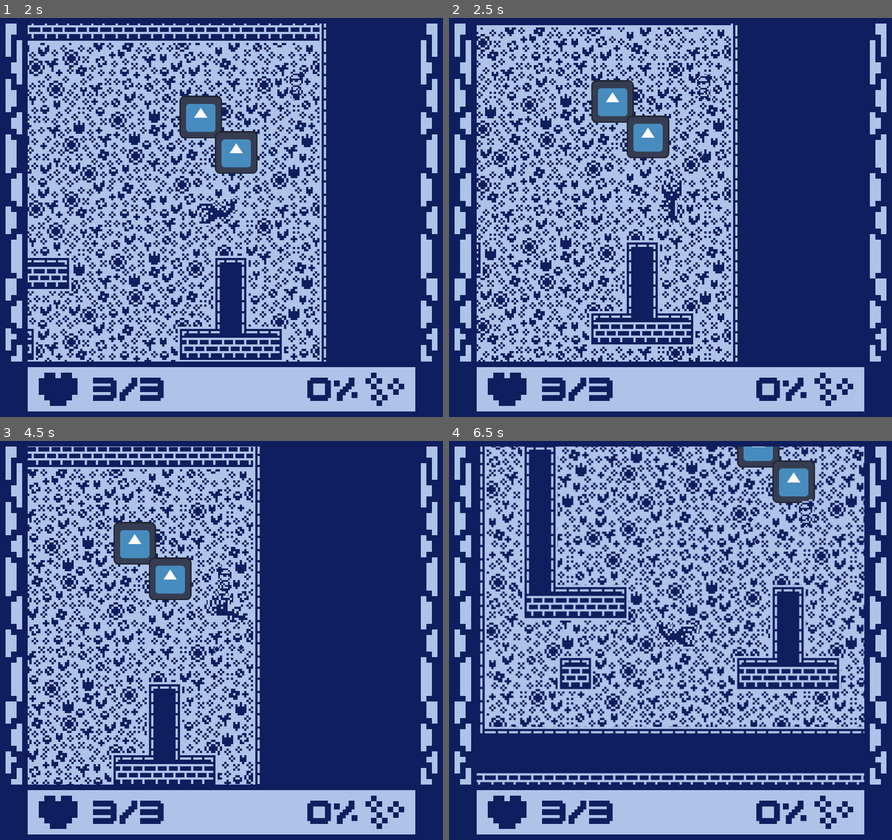
Above: before the commit, frames 1-4 (two rows, left to right).
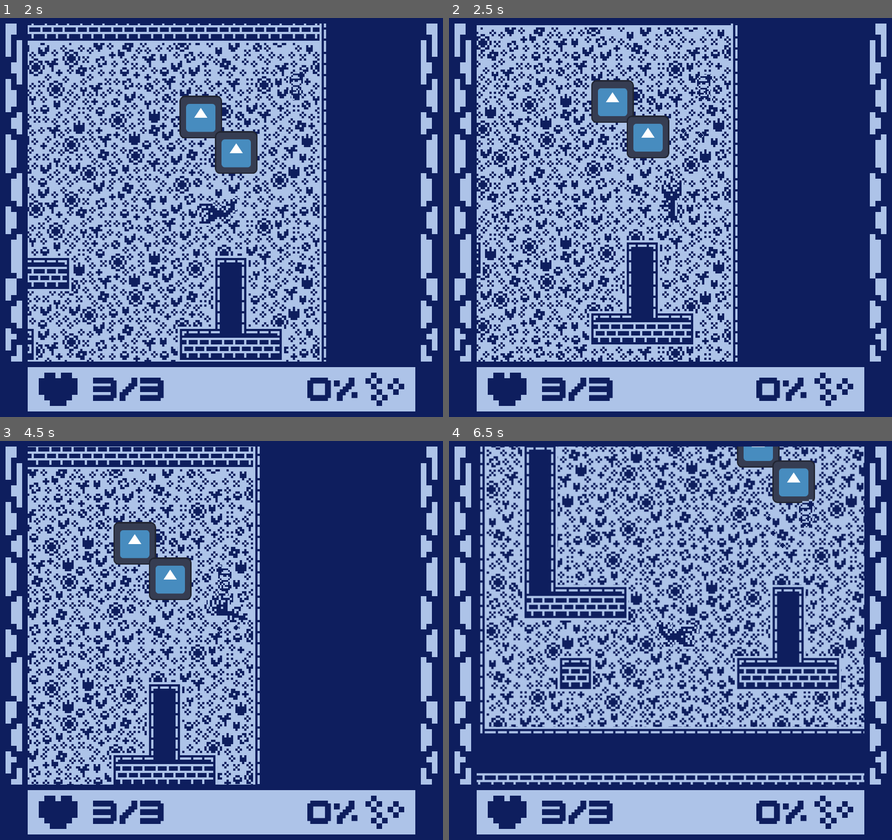
Above: after the commit, the same moments.

Repository: Shibe53/kabluem
Game: Godot game, scene res://UI/main_menu.tscn
Same seed, same stepped clock (60 frames per second), same inputs: the game is played once before the commit and once after it. The engine's default icon, where the game draws it, is replaced by a stand-in: a white triangle on a blue panel in a dark square.
Inputs (mouse positions are in pixels of both pictures, inside the frame that each line leads up to):
- Up to frame 1 (2 s): click (203, 157) at 0.5 s; tap Enter at 1.25 s; move the mouse to (318, 197) at 1.27 s; hold Right (ui_right) from 1.28 s (still down); right-click (318, 197) at 1.35 s; click (318, 197) at 1.42 s
- Up to frame 2 (2.5 s): move the mouse to (581, 237) at 2.02 s; release Right (ui_right) at 2.03 s; hold Down (ui_down) from 2.03 s (still down); click (581, 237) at 2.1 s
- Up to frame 3 (4.5 s): move the mouse to (265, 552) at 2.77 s; release Down (ui_down) at 2.78 s; hold Right (ui_right) 2.78-3.53 s; right-click (265, 552) at 2.85 s; move the mouse to (199, 720) at 3.52 s; hold Up (ui_up) 3.53-4.28 s; click (199, 720) at 3.6 s; move the mouse to (354, 700) at 4.27 s; hold Left (ui_left) from 4.28 s (still down); right-click (354, 700) at 4.35 s
- Up to frame 4 (6.5 s): move the mouse to (537, 580) at 5.02 s; click (537, 580) at 5.1 s; move the mouse to (692, 640) at 5.77 s; release Left (ui_left) at 5.78 s; hold Down (ui_down) from 5.78 s (still down); right-click (692, 640) at 5.85 s; click (692, 640) at 5.92 s

Frame 1 is identical in both runs. In frame 2, less than 0.1% of the frame differs, in the area x 50-58%, y 27-35%; in frame 3, less than 0.1%; in frame 4, less than 0.1%, in the area x 67-76%, y 18-31%.

Commit message:
Small QoL

Diff:
--- a/Enemies/bullet.tscn
+++ b/Enemies/bullet.tscn
@@ -5,7 +5,7 @@
 [ext_resource type="Texture2D" uid="uid://cnkv6cy3i8v88" path="res://Assets/Sprites/Bullet.png" id="2_s6aeo"]
 
 [sub_resource type="CircleShape2D" id="CircleShape2D_s6aeo"]
-radius = 4.12311
+radius = 4.0
 
 [node name="Bullet" type="CharacterBody2D"]
 collision_layer = 0
--- a/Enemies/bullet_spawner.gd
+++ b/Enemies/bullet_spawner.gd
@@ -14,6 +14,9 @@
 func shoot_at_pos(pos):
 	if not onCooldown:
 		onCooldown = true
+		timer.start(COOLDOWN)
+		var timer = get_tree().create_timer(0.1)
+		await timer.timeout
 		var bullet = Bullet.instantiate()
 		var main = get_tree().current_scene
 
@@ -36,7 +39,6 @@
 			bullet3.set_values(bullets_pos[1], SPEED, DAMAGE)
 			main.add_child(bullet3)
 			bullet3.set_owner(main)
-		timer.start(COOLDOWN)
 
 func get_spread(player_pos: Vector2, enemy_pos: Vector2) -> Array:
 	var delta = player_pos - enemy_pos
--- a/Room/tile_map.tscn
+++ b/Room/tile_map.tscn
@@ -376,7 +376,7 @@
 [sub_resource type="NavigationPolygon" id="NavigationPolygon_p6qag"]
 vertices = PackedVector2Array(80, 80, -80, 80, -80, -80, 80, -80)
 polygons = Array[PackedInt32Array]([PackedInt32Array(0, 1, 2, 3)])
-outlines = Array[PackedVector2Array]([PackedVector2Array(80, -80, -80, -80, -80, 80, 80, 80)])
+outlines = Array[PackedVector2Array]([PackedVector2Array(-80, -80, 80, -80, 80, 80, -80, 80)])
 agent_radius = 0.0
 
 [sub_resource type="TileSetAtlasSource" id="TileSetAtlasSource_p6qag"]
@@ -513,69 +513,88 @@
 4:0/0 = 0
 4:0/0/terrain_set = 0
 4:0/0/terrain = 0
+4:0/0/physics_layer_0/polygon_0/points = PackedVector2Array(-80, -80, 80, -80, 80, 80, -80, 80)
 4:0/0/terrains_peering_bit/right_side = 0
 4:0/0/terrains_peering_bit/bottom_side = 0
+4:0/0/navigation_layer_0/polygon = SubResource("NavigationPolygon_p6qag")
 5:0/0 = 0
 5:0/0/terrain_set = 0
 5:0/0/terrain = 0
+5:0/0/physics_layer_0/polygon_0/points = PackedVector2Array(-80, -80, 80, -80, 80, 80, -80, 80)
 5:0/0/terrains_peering_bit/right_side = 0
 5:0/0/terrains_peering_bit/bottom_side = 0
 5:0/0/terrains_peering_bit/bottom_left_corner = 0
 5:0/0/terrains_peering_bit/left_side = 0
+5:0/0/navigation_layer_0/polygon = SubResource("NavigationPolygon_p6qag")
 6:0/0 = 0
 6:0/0/terrain_set = 0
 6:0/0/terrain = 0
+6:0/0/physics_layer_0/polygon_0/points = PackedVector2Array(-80, -80, 80, -80, 80, 80, -80, 80)
 6:0/0/terrains_peering_bit/right_side = 0
 6:0/0/terrains_peering_bit/bottom_right_corner = 0
 6:0/0/terrains_peering_bit/bottom_side = 0
 6:0/0/terrains_peering_bit/left_side = 0
+6:0/0/navigation_layer_0/polygon = SubResource("NavigationPolygon_p6qag")
 7:0/0 = 0
 7:0/0/terrain_set = 0
 7:0/0/terrain = 0
+7:0/0/physics_layer_0/polygon_0/points = PackedVector2Array(-80, -80, 80, -80, 80, 80, -80, 80)
 7:0/0/terrains_peering_bit/bottom_side = 0
 7:0/0/terrains_peering_bit/left_side = 0
+7:0/0/navigation_layer_0/polygon = SubResource("NavigationPolygon_p6qag")
 8:0/0 = 0
 8:0/0/terrain_set = 0
 8:0/0/terrain = 0
+8:0/0/physics_layer_0/polygon_0/points = PackedVector2Array(-80, -80, 80, -80, 80, 80, -80, 80)
 8:0/0/terrains_peering_bit/right_side = 0
 8:0/0/terrains_peering_bit/bottom_side = 0
 8:0/0/terrains_peering_bit/left_side = 0
 8:0/0/terrains_peering_bit/top_left_corner = 0
 8:0/0/terrains_peering_bit/top_side = 0
+8:0/0/navigation_layer_0/polygon = SubResource("NavigationPolygon_p6qag")
 9:0/0 = 0
 9:0/0/terrain_set = 0
 9:0/0/terrain = 0
+9:0/0/physics_layer_0/polygon_0/points = PackedVector2Array(-80, -80, 80, -80, 80, 80, -80, 80)
 9:0/0/terrains_peering_bit/right_side = 0
 9:0/0/terrains_peering_bit/bottom_side = 0
 9:0/0/terrains_peering_bit/left_side = 0
 9:0/0/terrains_peering_bit/top_side = 0
 9:0/0/terrains_peering_bit/top_right_corner = 0
+9:0/0/navigation_layer_0/polygon = SubResource("NavigationPolygon_p6qag")
 9:1/0 = 0
 9:1/0/terrain_set = 0
 9:1/0/terrain = 0
+9:1/0/physics_layer_0/polygon_0/points = PackedVector2Array(-80, -80, 80, -80, 80, 80, -80, 80)
 9:1/0/terrains_peering_bit/right_side = 0
 9:1/0/terrains_peering_bit/bottom_right_corner = 0
 9:1/0/terrains_peering_bit/bottom_side = 0
 9:1/0/terrains_peering_bit/left_side = 0
 9:1/0/terrains_peering_bit/top_side = 0
+9:1/0/navigation_layer_0/polygon = SubResource("NavigationPolygon_p6qag")
 8:1/0 = 0
 8:1/0/terrain_set = 0
 8:1/0/terrain = 0
+8:1/0/physics_layer_0/polygon_0/points = PackedVector2Array(-80, -80, 80, -80, 80, 80, -80, 80)
 8:1/0/terrains_peering_bit/right_side = 0
 8:1/0/terrains_peering_bit/bottom_side = 0
 8:1/0/terrains_peering_bit/bottom_left_corner = 0
 8:1/0/terrains_peering_bit/left_side = 0
 8:1/0/terrains_peering_bit/top_side = 0
+8:1/0/navigation_layer_0/polygon = SubResource("NavigationPolygon_p6qag")
 7:1/0 = 0
 7:1/0/terrain_set = 0
 7:1/0/terrain = 0
+7:1/0/physics_layer_0/polygon_0/points = PackedVector2Array(-80, -80, 80, -80, 80, 80, -80, 80)
 7:1/0/terrains_peering_bit/bottom_side = 0
 7:1/0/terrains_peering_bit/left_side = 0
 7:1/0/terrains_peering_bit/top_left_corner = 0
 7:1/0/terrains_peering_bit/top_side = 0
+7:1/0/navigation_layer_0/polygon = SubResource("NavigationPolygon_p6qag")
 6:1/0 = 0
 6:1/0/terrain_set = 0
 6:1/0/terrain = 0
+6:1/0/physics_layer_0/polygon_0/points = PackedVector2Array(-80, -80, 80, -80, 80, 80, -80, 80)
 6:1/0/terrains_peering_bit/right_side = 0
 6:1/0/terrains_peering_bit/bottom_right_corner = 0
 6:1/0/terrains_peering_bit/bottom_side = 0
@@ -583,9 +602,11 @@
 6:1/0/terrains_peering_bit/top_left_corner = 0
 6:1/0/terrains_peering_bit/top_side = 0
 6:1/0/terrains_peering_bit/top_right_corner = 0
+6:1/0/navigation_layer_0/polygon = SubResource("NavigationPolygon_p6qag")
 5:1/0 = 0
 5:1/0/terrain_set = 0
 5:1/0/terrain = 0
+5:1/0/physics_layer_0/polygon_0/points = PackedVector2Array(-80, -80, 80, -80, 80, 80, -80, 80)
 5:1/0/terrains_peering_bit/right_side = 0
 5:1/0/terrains_peering_bit/bottom_side = 0
 5:1/0/terrains_peering_bit/bottom_left_corner = 0
@@ -593,16 +614,20 @@
 5:1/0/terrains_peering_bit/top_left_corner = 0
 5:1/0/terrains_peering_bit/top_side = 0
 5:1/0/terrains_peering_bit/top_right_corner = 0
+5:1/0/navigation_layer_0/polygon = SubResource("NavigationPolygon_p6qag")
 4:1/0 = 0
 4:1/0/terrain_set = 0
 4:1/0/terrain = 0
+4:1/0/physics_layer_0/polygon_0/points = PackedVector2Array(-80, -80, 80, -80, 80, 80, -80, 80)
 4:1/0/terrains_peering_bit/right_side = 0
 4:1/0/terrains_peering_bit/bottom_side = 0
 4:1/0/terrains_peering_bit/top_side = 0
 4:1/0/terrains_peering_bit/top_right_corner = 0
+4:1/0/navigation_layer_0/polygon = SubResource("NavigationPolygon_p6qag")
 5:2/0 = 0
 5:2/0/terrain_set = 0
 5:2/0/terrain = 0
+5:2/0/physics_layer_0/polygon_0/points = PackedVector2Array(-80, -80, 80, -80, 80, 80, -80, 80)
 5:2/0/terrains_peering_bit/right_side = 0
 5:2/0/terrains_peering_bit/bottom_right_corner = 0
 5:2/0/terrains_peering_bit/bottom_side = 0
@@ -610,9 +635,11 @@
 5:2/0/terrains_peering_bit/left_side = 0
 5:2/0/terrains_peering_bit/top_left_corner = 0
 5:2/0/terrains_peering_bit/top_side = 0
+5:2/0/navigation_layer_0/polygon = SubResource("NavigationPolygon_p6qag")
 6:2/0 = 0
 6:2/0/terrain_set = 0
 6:2/0/terrain = 0
+6:2/0/physics_layer_0/polygon_0/points = PackedVector2Array(-80, -80, 80, -80, 80, 80, -80, 80)
 6:2/0/terrains_peering_bit/right_side = 0
 6:2/0/terrains_peering_bit/bottom_right_corner = 0
 6:2/0/terrains_peering_bit/bottom_side = 0
@@ -620,129 +647,164 @@
 6:2/0/terrains_peering_bit/left_side = 0
 6:2/0/terrains_peering_bit/top_side = 0
 6:2/0/terrains_peering_bit/top_right_corner = 0
+6:2/0/navigation_layer_0/polygon = SubResource("NavigationPolygon_p6qag")
 7:2/0 = 0
 7:2/0/terrain_set = 0
 7:2/0/terrain = 0
+7:2/0/physics_layer_0/polygon_0/points = PackedVector2Array(-80, -80, 80, -80, 80, 80, -80, 80)
 7:2/0/terrains_peering_bit/bottom_side = 0
 7:2/0/terrains_peering_bit/bottom_left_corner = 0
 7:2/0/terrains_peering_bit/left_side = 0
 7:2/0/terrains_peering_bit/top_side = 0
+7:2/0/navigation_layer_0/polygon = SubResource("NavigationPolygon_p6qag")
 8:2/0 = 0
 8:2/0/terrain_set = 0
 8:2/0/terrain = 0
+8:2/0/physics_layer_0/polygon_0/points = PackedVector2Array(-80, -80, 80, -80, 80, 80, -80, 80)
 8:2/0/terrains_peering_bit/right_side = 0
 8:2/0/terrains_peering_bit/bottom_right_corner = 0
 8:2/0/terrains_peering_bit/bottom_side = 0
 8:2/0/terrains_peering_bit/left_side = 0
 8:2/0/terrains_peering_bit/top_left_corner = 0
 8:2/0/terrains_peering_bit/top_side = 0
+8:2/0/navigation_layer_0/polygon = SubResource("NavigationPolygon_p6qag")
 9:2/0 = 0
 9:2/0/terrain_set = 0
 9:2/0/terrain = 0
+9:2/0/physics_layer_0/polygon_0/points = PackedVector2Array(-80, -80, 80, -80, 80, 80, -80, 80)
 9:2/0/terrains_peering_bit/right_side = 0
 9:2/0/terrains_peering_bit/bottom_side = 0
 9:2/0/terrains_peering_bit/bottom_left_corner = 0
 9:2/0/terrains_peering_bit/left_side = 0
 9:2/0/terrains_peering_bit/top_side = 0
 9:2/0/terrains_peering_bit/top_right_corner = 0
+9:2/0/navigation_layer_0/polygon = SubResource("NavigationPolygon_p6qag")
 9:3/0 = 0
 9:3/0/terrain_set = 0
 9:3/0/terrain = 0
+9:3/0/physics_layer_0/polygon_0/points = PackedVector2Array(-80, -80, 80, -80, 80, 80, -80, 80)
 9:3/0/terrains_peering_bit/right_side = 0
 9:3/0/terrains_peering_bit/bottom_side = 0
 9:3/0/terrains_peering_bit/left_side = 0
 9:3/0/terrains_peering_bit/top_left_corner = 0
 9:3/0/terrains_peering_bit/top_side = 0
 9:3/0/terrains_peering_bit/top_right_corner = 0
+9:3/0/navigation_layer_0/polygon = SubResource("NavigationPolygon_p6qag")
 8:3/0 = 0
 8:3/0/terrain_set = 0
 8:3/0/terrain = 0
+8:3/0/physics_layer_0/polygon_0/points = PackedVector2Array(-80, -80, 80, -80, 80, 80, -80, 80)
 8:3/0/terrains_peering_bit/right_side = 0
 8:3/0/terrains_peering_bit/bottom_right_corner = 0
 8:3/0/terrains_peering_bit/bottom_side = 0
 8:3/0/terrains_peering_bit/bottom_left_corner = 0
 8:3/0/terrains_peering_bit/left_side = 0
 8:3/0/terrains_peering_bit/top_side = 0
+8:3/0/navigation_layer_0/polygon = SubResource("NavigationPolygon_p6qag")
 7:3/0 = 0
 7:3/0/terrain_set = 0
 7:3/0/terrain = 0
+7:3/0/physics_layer_0/polygon_0/points = PackedVector2Array(-80, -80, 80, -80, 80, 80, -80, 80)
 7:3/0/terrains_peering_bit/left_side = 0
 7:3/0/terrains_peering_bit/top_side = 0
+7:3/0/navigation_layer_0/polygon = SubResource("NavigationPolygon_p6qag")
 6:3/0 = 0
 6:3/0/terrain_set = 0
 6:3/0/terrain = 0
+6:3/0/physics_layer_0/polygon_0/points = PackedVector2Array(-80, -80, 80, -80, 80, 80, -80, 80)
 6:3/0/terrains_peering_bit/right_side = 0
 6:3/0/terrains_peering_bit/left_side = 0
 6:3/0/terrains_peering_bit/top_side = 0
 6:3/0/terrains_peering_bit/top_right_corner = 0
+6:3/0/navigation_layer_0/polygon = SubResource("NavigationPolygon_p6qag")
 5:3/0 = 0
 5:3/0/terrain_set = 0
 5:3/0/terrain = 0
+5:3/0/physics_layer_0/polygon_0/points = PackedVector2Array(-80, -80, 80, -80, 80, 80, -80, 80)
 5:3/0/terrains_peering_bit/right_side = 0
 5:3/0/terrains_peering_bit/left_side = 0
 5:3/0/terrains_peering_bit/top_left_corner = 0
 5:3/0/terrains_peering_bit/top_side = 0
+5:3/0/navigation_layer_0/polygon = SubResource("NavigationPolygon_p6qag")
 4:2/0 = 0
 4:2/0/terrain_set = 0
 4:2/0/terrain = 0
+4:2/0/physics_layer_0/polygon_0/points = PackedVector2Array(-80, -80, 80, -80, 80, 80, -80, 80)
 4:2/0/terrains_peering_bit/right_side = 0
 4:2/0/terrains_peering_bit/bottom_right_corner = 0
 4:2/0/terrains_peering_bit/bottom_side = 0
 4:2/0/terrains_peering_bit/top_side = 0
+4:2/0/navigation_layer_0/polygon = SubResource("NavigationPolygon_p6qag")
 4:3/0 = 0
 4:3/0/terrain_set = 0
 4:3/0/terrain = 0
+4:3/0/physics_layer_0/polygon_0/points = PackedVector2Array(-80, -80, 80, -80, 80, 80, -80, 80)
 4:3/0/terrains_peering_bit/right_side = 0
 4:3/0/terrains_peering_bit/top_side = 0
+4:3/0/navigation_layer_0/polygon = SubResource("NavigationPolygon_p6qag")
 5:4/0 = 0
 5:4/0/terrain_set = 0
 5:4/0/terrain = 0
+5:4/0/physics_layer_0/polygon_0/points = PackedVector2Array(-80, -80, 80, -80, 80, 80, -80, 80)
 5:4/0/terrains_peering_bit/right_side = 0
 5:4/0/terrains_peering_bit/bottom_side = 0
 5:4/0/terrains_peering_bit/bottom_left_corner = 0
 5:4/0/terrains_peering_bit/left_side = 0
 5:4/0/terrains_peering_bit/top_left_corner = 0
 5:4/0/terrains_peering_bit/top_side = 0
+5:4/0/navigation_layer_0/polygon = SubResource("NavigationPolygon_p6qag")
 6:4/0 = 0
 6:4/0/terrain_set = 0
 6:4/0/terrain = 0
+6:4/0/physics_layer_0/polygon_0/points = PackedVector2Array(-80, -80, 80, -80, 80, 80, -80, 80)
 6:4/0/terrains_peering_bit/right_side = 0
 6:4/0/terrains_peering_bit/bottom_right_corner = 0
 6:4/0/terrains_peering_bit/bottom_side = 0
 6:4/0/terrains_peering_bit/left_side = 0
 6:4/0/terrains_peering_bit/top_side = 0
 6:4/0/terrains_peering_bit/top_right_corner = 0
+6:4/0/navigation_layer_0/polygon = SubResource("NavigationPolygon_p6qag")
 7:4/0 = 0
 7:4/0/terrain_set = 0
 7:4/0/terrain = 0
+7:4/0/physics_layer_0/polygon_0/points = PackedVector2Array(-80, -80, 80, -80, 80, 80, -80, 80)
 7:4/0/terrains_peering_bit/bottom_side = 0
 7:4/0/terrains_peering_bit/left_side = 0
 7:4/0/terrains_peering_bit/top_side = 0
+7:4/0/navigation_layer_0/polygon = SubResource("NavigationPolygon_p6qag")
 8:4/0 = 0
 8:4/0/terrain_set = 0
 8:4/0/terrain = 0
+8:4/0/physics_layer_0/polygon_0/points = PackedVector2Array(-80, -80, 80, -80, 80, 80, -80, 80)
 8:4/0/terrains_peering_bit/right_side = 0
 8:4/0/terrains_peering_bit/left_side = 0
 8:4/0/terrains_peering_bit/top_side = 0
+8:4/0/navigation_layer_0/polygon = SubResource("NavigationPolygon_p6qag")
 9:4/0 = 0
 9:4/0/terrain_set = 0
 9:4/0/terrain = 0
+9:4/0/physics_layer_0/polygon_0/points = PackedVector2Array(-80, -80, 80, -80, 80, 80, -80, 80)
 9:4/0/terrains_peering_bit/right_side = 0
 9:4/0/terrains_peering_bit/bottom_side = 0
 9:4/0/terrains_peering_bit/left_side = 0
+9:4/0/navigation_layer_0/polygon = SubResource("NavigationPolygon_p6qag")
 4:4/0 = 0
 4:4/0/terrain_set = 0
 4:4/0/terrain = 0
+4:4/0/physics_layer_0/polygon_0/points = PackedVector2Array(-80, -80, 80, -80, 80, 80, -80, 80)
 4:4/0/terrains_peering_bit/right_side = 0
 4:4/0/terrains_peering_bit/bottom_side = 0
 4:4/0/terrains_peering_bit/top_side = 0
+4:4/0/navigation_layer_0/polygon = SubResource("NavigationPolygon_p6qag")
 3:4/0 = 0
 3:4/0/terrain_set = 0
 3:4/0/terrain = 0
+3:4/0/physics_layer_0/polygon_0/points = PackedVector2Array(-80, -80, 80, -80, 80, 80, -80, 80)
 3:4/0/terrains_peering_bit/right_side = 0
 3:4/0/terrains_peering_bit/bottom_side = 0
 3:4/0/terrains_peering_bit/left_side = 0
 3:4/0/terrains_peering_bit/top_side = 0
+3:4/0/navigation_layer_0/polygon = SubResource("NavigationPolygon_p6qag")
 
 [sub_resource type="TileSet" id="TileSet_ti35y"]
 tile_size = Vector2i(160, 160)
